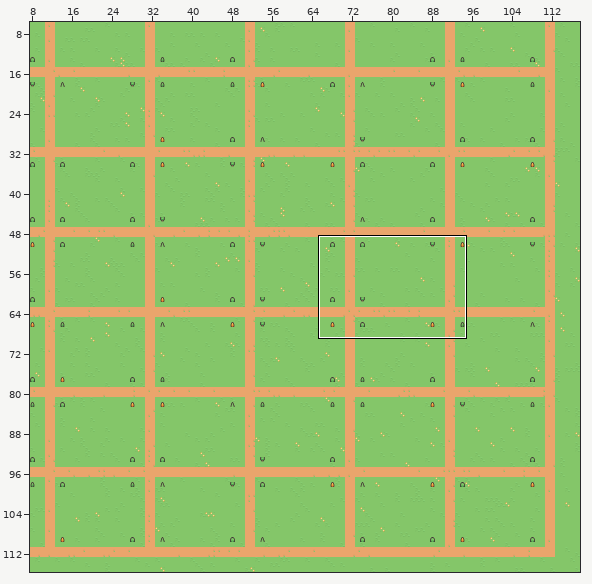
Tiled map (JSON), stored at apps/macos/TownWeb/assets/town.tmj. The first picture is a wide view before the edit; the outline marks the close-up.
Close-up. Earlier state:
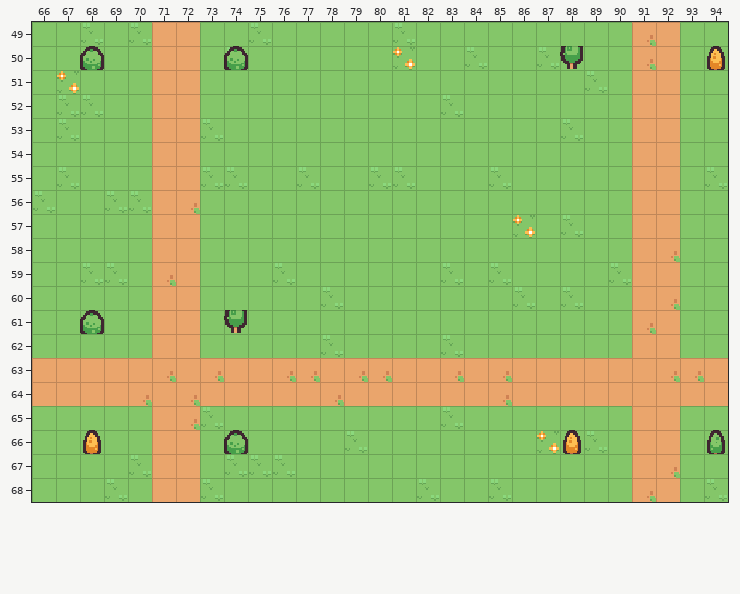
Cells are 16x16 px. Shown: x 66..94, y 49..68. The commit also changed other parts of the map, which this record leaves out. The old version is drawn lined up with the new one.
The same view after the edit:
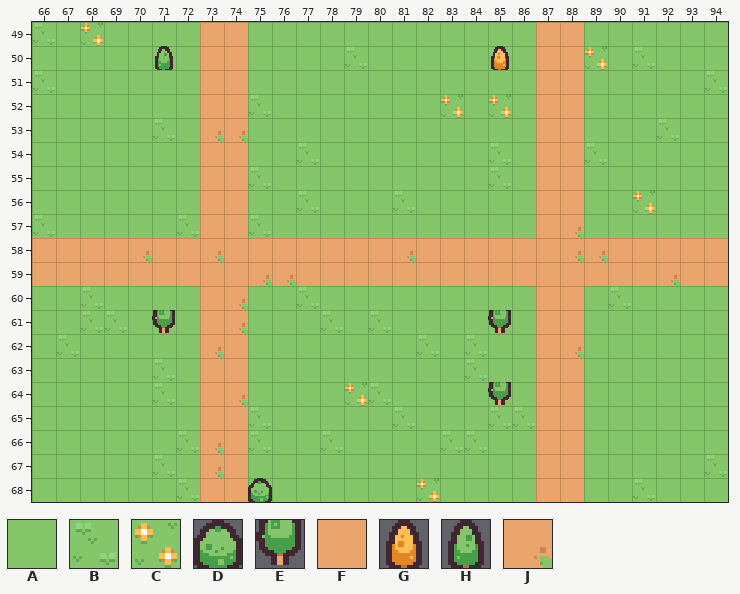
Key: from "tiny-town": A 0, B 1, C 2, D 5, E 16, F 25, G 27, H 28, J 41.
_ is an empty cell, # one hidden under a higher layer.
Tiles replaced or removed in this view: A, B, C, D, E, F, G, H, J.
Diff:
Changed rows in their new state; . is an unchanged cell.
map size 150x120 -> 108x85 cells (old content now starts at -32,-4; both pictures use the new coordinates)
Layer "ground":
first column x 66:
49 B.C.A....A.....A.............
50 ........#....B.A..A..#.C.B...
51 BA.....................A....B
52 .AA...A..B.......C.C.........
53 .A...B.#..............#...B..
54 ......A.#..B.......B...B.....
55 .A.....##B.A..AA............A
56 A..AA......B...B.........C...
57 B.....B..B..........A........
58 .......##.........##.........
59 ..........#......#.#.####....
60 ..B..A.....BA.......A.#.B....
61 ..BB........B.B..............
62 .B..........A...BAB.......A..
63 .....B.................A.....
64 .....B.......CB..............
65 .......##B.....B.A.BB........
66 ......B..B..BA...BB..#.A.....
67 ....AB..#AA..............A..B
68 ...A..B#........C..A.....B..A
Layer "roads":
first column x 66:
49 .....__FF............FF..__..
50 .....__FF............FF..__..
51 .....__FF............FF..__..
52 .....__FF............FF..__..
53 .....__JJ............FF..__..
54 .....__FF............FF..__..
55 .....__FF............FF..__..
56 .....__FF............FF..__..
57 .....__FF............FJ..__..
58 FFFFJ..JFFFFFFFJFFFFFFJJF.FFF
59 FFFFFF.FFJJFFFFFFFFFFFFFF.JFF
60 .....__FJ............FF..__..
61 .....__FJ............FF..__..
62 .....__JF............FJ..__..
63 _______F.____________..______
64 _______.J____________..______
65 .....__FF............FF..__..
66 .....__JF............FF..__..
67 .....__JF............FF..__..
68 .....__FF............FF..__..
Layer "decor":
first column x 68:
50 _..H.._..........G.._....._
first column x 68:
61 _..E.._..........E.........
64 .................E.........
66 _....._............._....._
68 .......D...................
